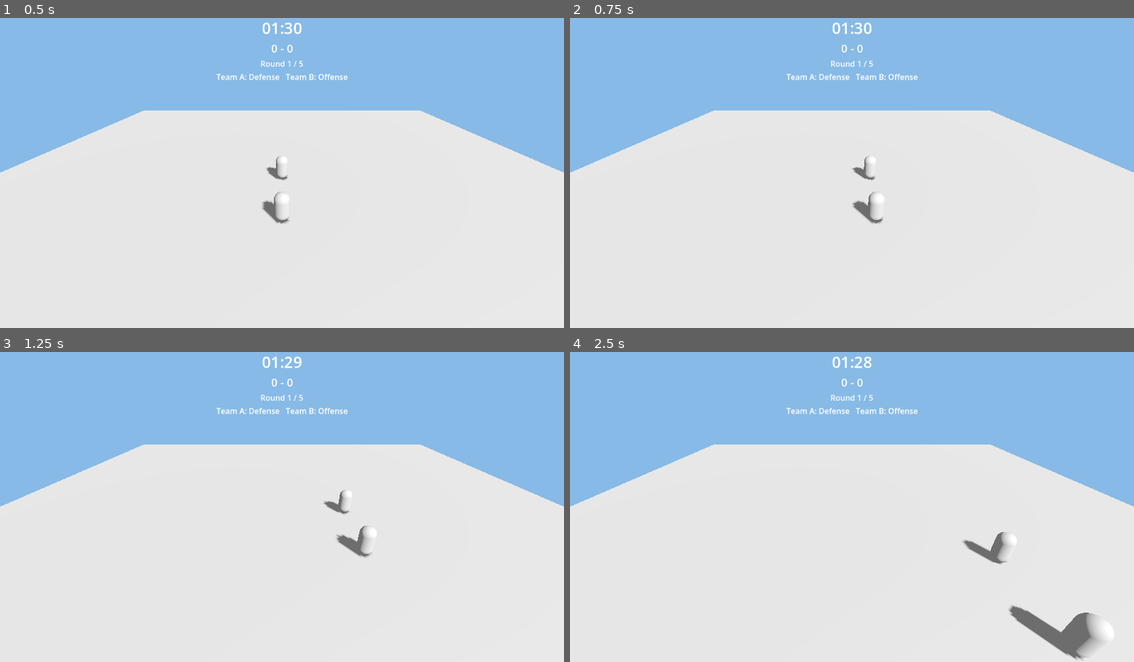
Above: before the commit, frames 1-4 (two rows, left to right).
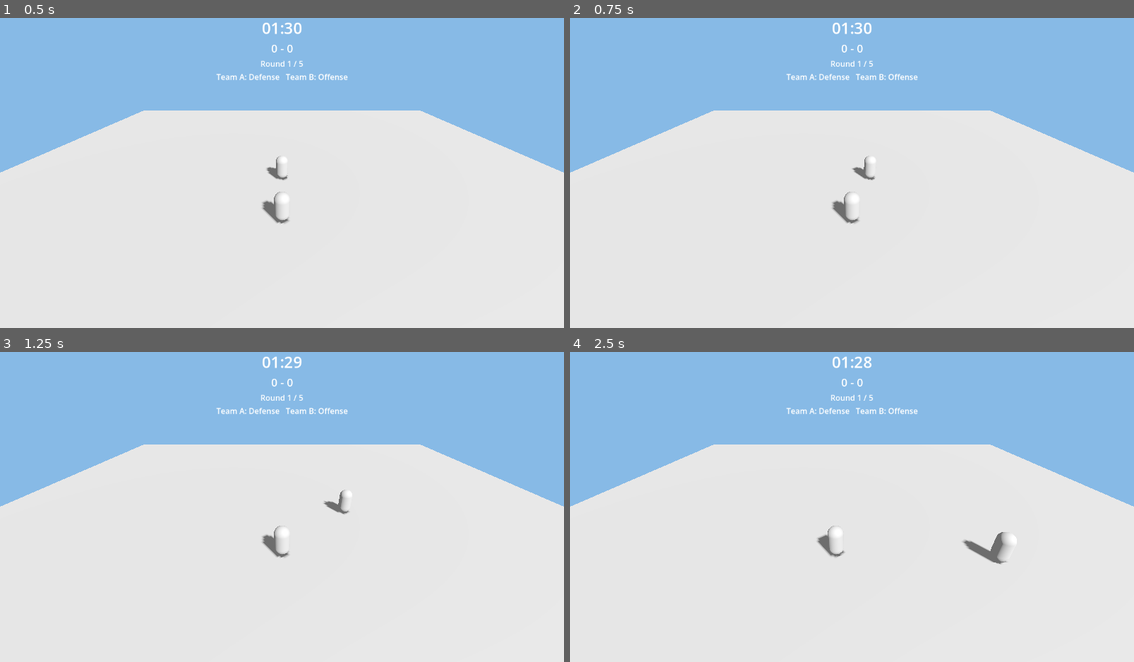
Above: after the commit, the same moments.

Repository: DOST-GameDEV/DOST-GameDev
Game: Godot game, scene res://scenes/main/Main.tscn
Same seed, same stepped clock (60 frames per second), same inputs: the game is played once before the commit and once after it.
Inputs:
- Up to frame 1 (0.5 s): no input
- Up to frame 2 (0.75 s): tap Enter at 0.5 s; hold D (move_right, bound only before the commit) from 0.53 s (still down); tap Space (bump, bound only before the commit) at 0.6 s
- Up to frame 3 (1.25 s): keep holding D (move_right, bound only before the commit); tap Q (special_ability, bound only before the commit) at 0.8 s
- Up to frame 4 (2.5 s): release D (move_right, bound only before the commit) at 1.28 s; hold S (move_down, bound only before the commit) 1.28-2.03 s; tap Q (special_ability, bound only before the commit) at 1.35 s; tap Left (move_left_p2, bound only after the commit) at 1.55, 2.1 s; hold D (move_right, bound only before the commit) from 2.03 s (still down); tap Space (bump, bound only before the commit) at 2.3 s

Frame 1 is identical in both runs. In frame 2, 0.4% of the frame differs, in the area x 46-56%, y 56-67%; in frame 3, 0.5%; in frame 4, 1.4%, in the area x 43-95%, y 56-100%.

Commit message:
Split local input map per player (P1: WASD/Space/Q, P2: Arrows/Enter/RShift)
CharacterBase now reads Input actions suffixed by player_id (_p1/_p2)
instead of a single shared action set, so two characters on one keyboard
no longer move together on WASD. Main.tscn test characters set player_id
1 and 2 respectively.

Diff:
--- a/project.godot
+++ b/project.godot
@@ -18,39 +18,74 @@
 
 [input]
 
-move_left={
+move_left_p1={
 "deadzone": 0.5,
 "events": [Object(InputEventKey,"resource_local_to_scene":false,"resource_name":"","device":-1,"window_id":0,"alt_press …(190 unchanged characters)…
 ]
 }
-move_right={
+move_right_p1={
 "deadzone": 0.5,
 "events": [Object(InputEventKey,"resource_local_to_scene":false,"resource_name":"","device":-1,"window_id":0,"alt_press …(190 unchanged characters)…
 ]
 }
-move_up={
+move_up_p1={
 "deadzone": 0.5,
 "events": [Object(InputEventKey,"resource_local_to_scene":false,"resource_name":"","device":-1,"window_id":0,"alt_press …(190 unchanged characters)…
 ]
 }
-move_down={
+move_down_p1={
 "deadzone": 0.5,
 "events": [Object(InputEventKey,"resource_local_to_scene":false,"resource_name":"","device":-1,"window_id":0,"alt_press …(190 unchanged characters)…
 ]
 }
-bump={
+bump_p1={
 "deadzone": 0.5,
 "events": [Object(InputEventKey,"resource_local_to_scene":false,"resource_name":"","device":-1,"window_id":0,"alt_press …(190 unchanged characters)…
 ]
 }
-guard_dash={
+guard_dash_p1={
 "deadzone": 0.5,
 "events": [Object(InputEventKey,"resource_local_to_scene":false,"resource_name":"","device":-1,"window_id":0,"alt_press …(196 unchanged characters)…
 ]
 }
-special_ability={
+special_ability_p1={
 "deadzone": 0.5,
 "events": [Object(InputEventKey,"resource_local_to_scene":false,"resource_name":"","device":-1,"window_id":0,"alt_press …(190 unchanged characters)…
+]
+}
+move_left_p2={
+"deadzone": 0.5,
+"events": [Object(InputEventKey,"resource_local_to_scene":false,"resource_name":"","device":-1,"window_id":0,"alt_pressed":false,"shift_pressed":false,"ctrl_pressed":false,"meta_pressed":false,"pressed":false,"keycode":0,"physical_keycode":4194319,"key_label":0,"unicode":0,"location":0,"echo":false,"script":null)
+]
+}
+move_right_p2={
+"deadzone": 0.5,
+"events": [Object(InputEventKey,"resource_local_to_scene":false,"resource_name":"","device":-1,"window_id":0,"alt_pressed":false,"shift_pressed":false,"ctrl_pressed":false,"meta_pressed":false,"pressed":false,"keycode":0,"physical_keycode":4194321,"key_label":0,"unicode":0,"location":0,"echo":false,"script":null)
+]
+}
+move_up_p2={
+"deadzone": 0.5,
+"events": [Object(InputEventKey,"resource_local_to_scene":false,"resource_name":"","device":-1,"window_id":0,"alt_pressed":false,"shift_pressed":false,"ctrl_pressed":false,"meta_pressed":false,"pressed":false,"keycode":0,"physical_keycode":4194320,"key_label":0,"unicode":0,"location":0,"echo":false,"script":null)
+]
+}
+move_down_p2={
+"deadzone": 0.5,
+"events": [Object(InputEventKey,"resource_local_to_scene":false,"resource_name":"","device":-1,"window_id":0,"alt_pressed":false,"shift_pressed":false,"ctrl_pressed":false,"meta_pressed":false,"pressed":false,"keycode":0,"physical_keycode":4194322,"key_label":0,"unicode":0,"location":0,"echo":false,"script":null)
+]
+}
+bump_p2={
+"deadzone": 0.5,
+"events": [Object(InputEventKey,"resource_local_to_scene":false,"resource_name":"","device":-1,"window_id":0,"alt_pressed":false,"shift_pressed":false,"ctrl_pressed":false,"meta_pressed":false,"pressed":false,"keycode":0,"physical_keycode":4194309,"key_label":0,"unicode":0,"location":0,"echo":false,"script":null)
+]
+}
+guard_dash_p2={
+"deadzone": 0.5,
+"events": [Object(InputEventKey,"resource_local_to_scene":false,"resource_name":"","device":-1,"window_id":0,"alt_pressed":false,"shift_pressed":false,"ctrl_pressed":false,"meta_pressed":false,"pressed":false,"keycode":0,"physical_keycode":4194326,"key_label":0,"unicode":0,"location":0,"echo":false,"script":null)
+]
+}
+special_ability_p2={
+"deadzone": 0.5,
+"events": [Object(InputEventKey,"resource_local_to_scene":false,"resource_name":"","device":-1,"window_id":0,"alt_pressed":false,"shift_pressed":false,"ctrl_pressed":false,"meta_pressed":false,"pressed":false,"keycode":0,"physical_keycode":4194325,"key_label":0,"unicode":0,"location":0,"echo":false,"script":null)
 ]
 }
 
--- a/scenes/main/Main.tscn
+++ b/scenes/main/Main.tscn
@@ -43,10 +43,12 @@
 transform = Transform3D(1, 0, 0, 0, 1, 0, 0, 0, 1, 0, 1, -2)
 is_can = true
 ability = ExtResource("3")
+player_id = 1
 
 [node name="TsinelasTestCharacter" parent="." instance=ExtResource("1")]
 transform = Transform3D(1, 0, 0, 0, 1, 0, 0, 0, 1, 0, 1, 2)
 is_can = false
+player_id = 2
 
 [node name="HUDLayer" type="CanvasLayer" parent="."]
 
--- a/scripts/characters/character_base.gd
+++ b/scripts/characters/character_base.gd
@@ -31,6 +31,10 @@
 
 @export var ability: AbilityBase
 @export var is_can: bool = true  ## true = Can (defense), false = Tsinelas (offense)
+## Which local input set this character reads from (1 or 2). Lets two characters
+## share one keyboard without both moving on the same WASD press — see
+## project.godot [input]: every action is suffixed "_p1"/"_p2".
+@export_range(1, 2, 1) var player_id: int = 1
 
 signal state_changed(new_state: State)
 
@@ -57,7 +61,7 @@
 	if _bump_active_time_left > 0.0:
 		_bump_active_time_left -= delta
 
-	if state == State.NORMAL and Input.is_action_just_pressed("bump"):
+	if state == State.NORMAL and Input.is_action_just_pressed(_action("bump")):
 		_bump_active_time_left = BUMP_ACTIVE_TIME
 
 	match state:
@@ -70,7 +74,7 @@
 				_downed_time_left -= delta
 				if _downed_time_left <= 0.0:
 					_downed_self_rightable = false # window expired, now sealable
-			if Input.is_action_just_pressed("bump") and _downed_self_rightable:
+			if Input.is_action_just_pressed(_action("bump")) and _downed_self_rightable:
 				self_right()
 		State.SEALED:
 			pass # awaiting round reset / respawn logic
@@ -81,7 +85,7 @@
 		move_and_slide()
 		return
 
-	var input_dir := Input.get_vector("move_left", "move_right", "move_up", "move_down")
+	var input_dir := Input.get_vector(_action("move_left"), _action("move_right"), _action("move_up"), _action("move_down"))
 	var direction := (transform.basis * Vector3(input_dir.x, 0, input_dir.y)).normalized()
 
 	if direction:
@@ -93,7 +97,7 @@
 
 	move_and_slide()
 
-	if Input.is_action_just_pressed("special_ability") and ability:
+	if Input.is_action_just_pressed(_action("special_ability")) and ability:
 		ability.activate(self)
 
 ## Called on this character when it's hit by an opponent's Hitbox (see hitbox.gd).
@@ -140,6 +144,11 @@
 func is_hitbox_active() -> bool:
 	return _bump_active_time_left > 0.0
 
+## Maps a base action name (e.g. "move_left") to this character's own input
+## action (e.g. "move_left_p1" / "move_left_p2"), per `player_id`.
+func _action(base_name: String) -> String:
+	return "%s_p%d" % [base_name, player_id]
+
 func _set_state(new_state: State) -> void:
 	if new_state == state:
 		return
